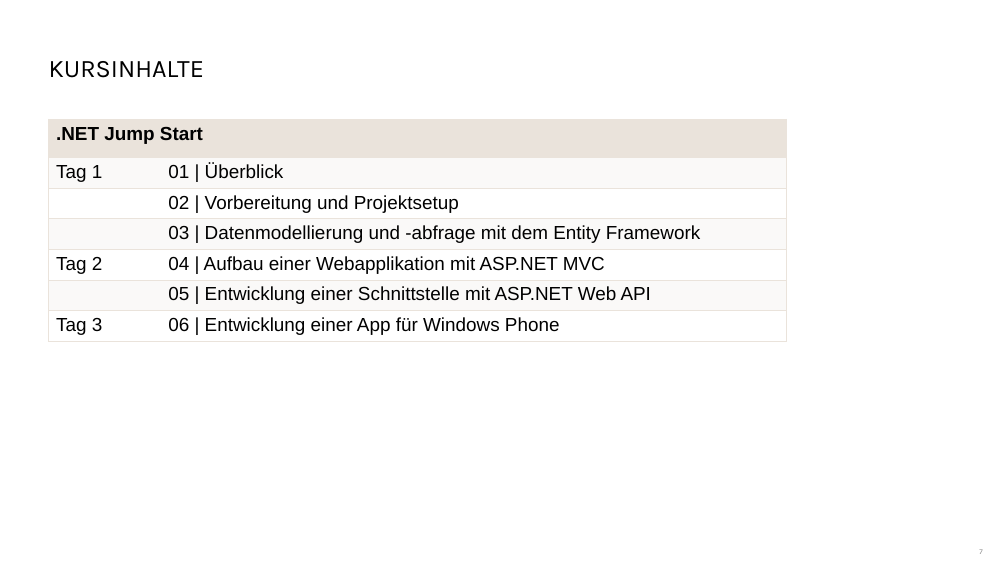
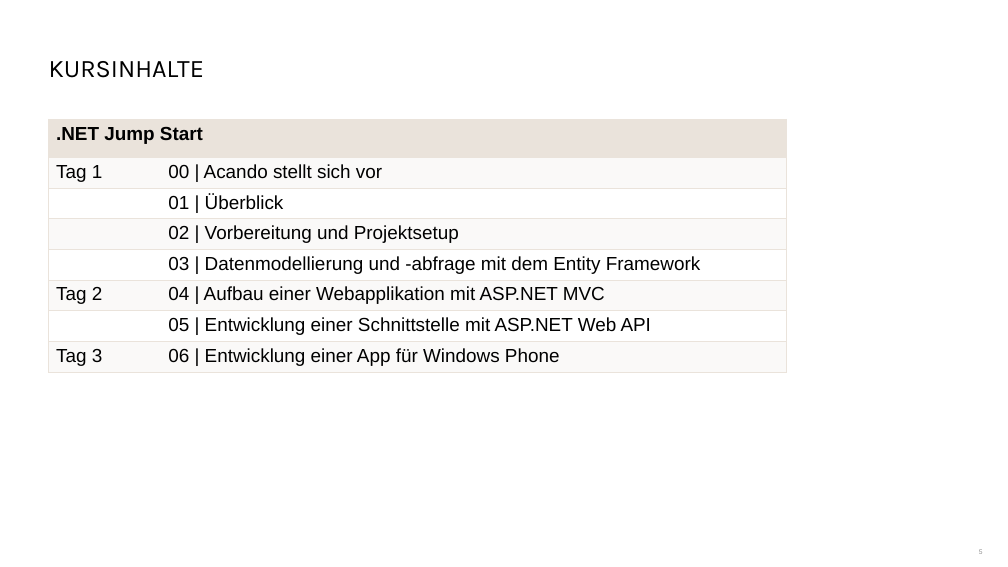
Before and after one commit to danielbeckmann/DotNETJumpStart, a slide deck: slide 5 of 01. Überblick/01. Jump Start Überblick.pptx (slide 7 before the commit). Drawn at 1008x567 pixels with LibreOffice and Linux fonts; fonts in the diff are those of the drawing; background and template pictures are left out. Boxes give left, top, right and bottom in pixels: in the first picture for what was removed or moved away, otherwise in the second. Text is boxed around its words. In the diff, an @@ line names an element or a change of style, - is before the commit and + after.

```diff
--- a/01. Überblick/01. Jump Start Überblick.pptx
+++ b/01. Überblick/01. Jump Start Überblick.pptx
@@ table at [48, 119, 786, 378] @@
-row 2: Tag 1 | 01 | Überblick
+row 2: Tag 1 | 00 | Acando stellt sich vor
+row 3:  | 01 | Überblick
```
Also in this commit, not shown: 5 other slides changed, 15 slides added, 3 slides removed, 4 other files.
